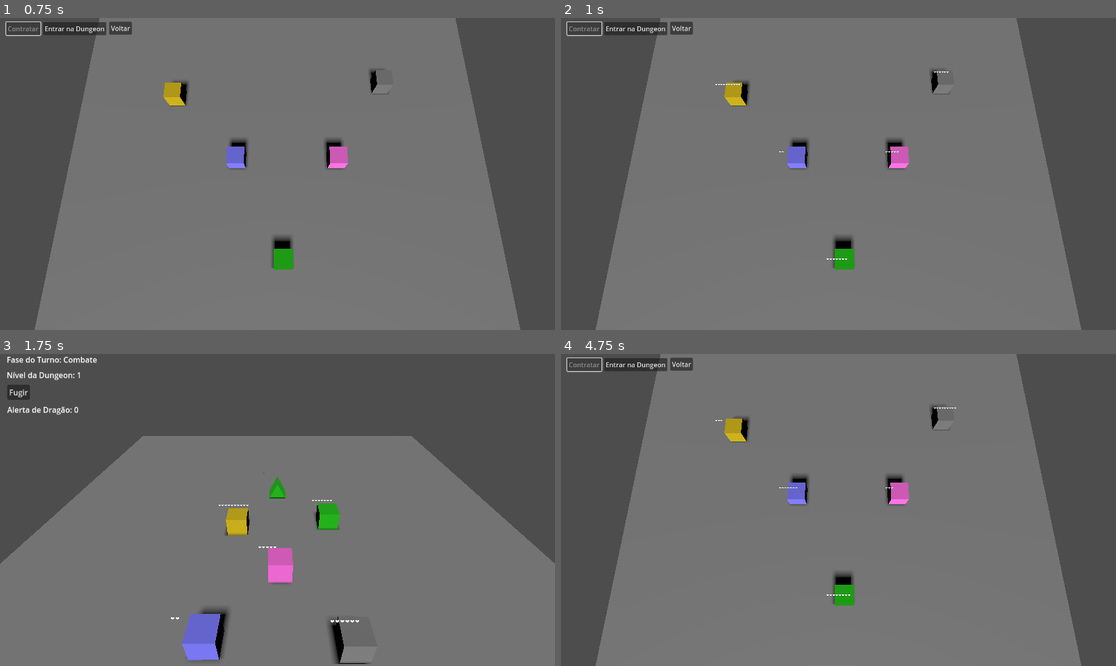
Above: before the commit, frames 1-4 (two rows, left to right).
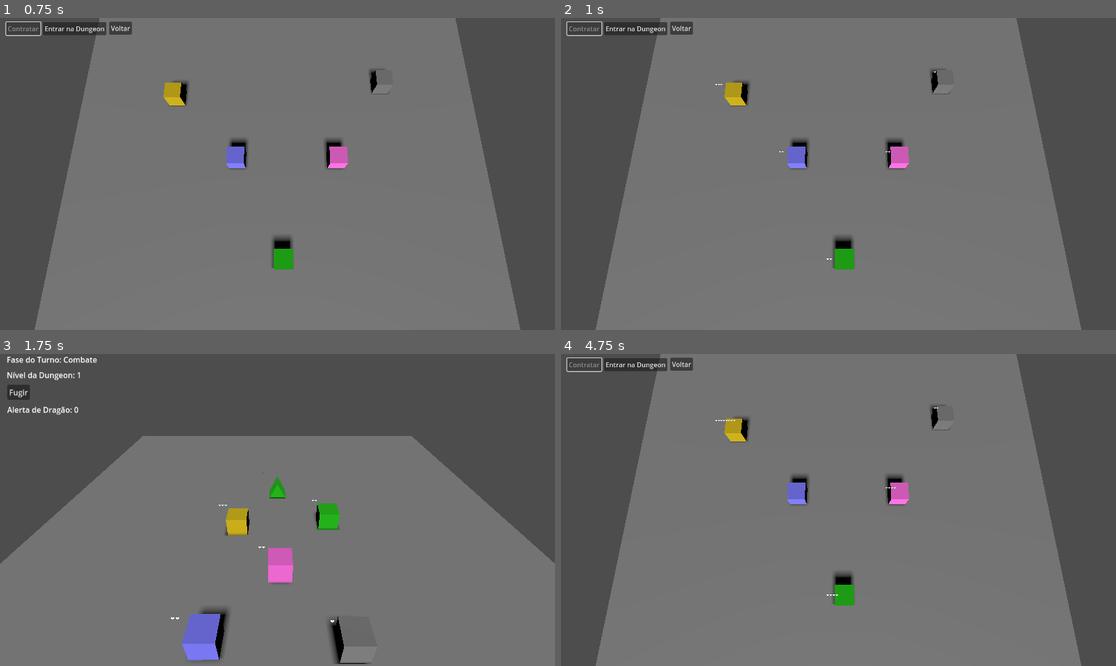
Above: after the commit, the same moments.

Repository: lazaromenezes/dungeon-explorer-godot
Game: Godot game, scene res://scenes/tavern/tavern.tscn
Two runs of this game, one before a commit and one after it. Both use one fixed random seed, a clock stepped at 60 frames per second and the inputs below.
Inputs:
- Up to frame 1 (0.75 s): click "Contratar" at 0.5 s
- Up to frame 2 (1 s): no input
- Up to frame 3 (1.75 s): click "Entrar na Dungeon" at 1.25 s
- Up to frame 4 (4.75 s): click "Fugir" at 2 s; click "Voltar" at 2.75 s; click "Novo Jogo" at 3.5 s; click "Contratar" at 4.25 s

Frame 1 is identical in both runs. In frame 2, less than 0.1% of the frame differs, in the area x 29-70%, y 17-78%; in frame 3, less than 0.1%, in the area x 41-65%, y 46-87%; in frame 4, less than 0.1%.

Commit message:
Hirelings can be healed when 'potion' is used

Diff:
--- a/scenes/characters/hirelings/hireling.gd
+++ b/scenes/characters/hirelings/hireling.gd
@@ -55,6 +55,9 @@
 func rest():
 	stats.condition = GameConstants.Condition.READY
 
+func heal(amount: int):
+	stats.current_health += amount
+
 func _is_available():
 	return stats.current_health > 0 and stats.condition != GameConstants.Condition.EXHAUSTED
 
--- a/scenes/dungeon/dungeon.gd
+++ b/scenes/dungeon/dungeon.gd
@@ -68,6 +68,7 @@
 		item.selected.connect(_on_loot_selected)
 
 	$Loot/Chest.resolved.connect(_on_chest_resolved)
+	$Loot/Potion.resolved.connect(_on_potion_resolved)
 
 func _start_dragon():
 	$Dragon.selected.connect(_on_dragon_selected)
@@ -147,3 +148,8 @@
 
 func _on_chest_resolved(looted_items):
 	print(looted_items)
+
+func _on_potion_resolved(selection: Dictionary):
+	for hireling in $Hirelings.get_children():
+		if hireling.stats in selection:
+			hireling.heal(selection[hireling.stats])
--- a/scenes/items/loot_item/potion/potion.gd
+++ b/scenes/items/loot_item/potion/potion.gd
@@ -9,10 +9,13 @@
 
 func _on_used(amount: int):
 	await _show_picker(amount)
-	resolved.emit(null)
 
 func _show_picker(amount):
 	var hireling_picker = HirelingPicker.instantiate()
 	get_tree().root.add_child(hireling_picker)
 	hireling_picker.show_picker(amount)
-	await hireling_picker.checked
+	hireling_picker.finished.connect(_on_selection_finished)
+	await hireling_picker.finished
+
+func _on_selection_finished(selection):
+	resolved.emit(selection)
--- a/scenes/tavern/tavern.gd
+++ b/scenes/tavern/tavern.gd
@@ -1,7 +1,7 @@
 extends Node3D
 class_name Tavern
 
-const MAX_HIRELINGS: int = 30
+const MAX_HIRELINGS: int = 10
 
 func _init():
 	Party.current.clear()
--- a/scenes/ui/hireling_picker/hireling_picker.gd
+++ b/scenes/ui/hireling_picker/hireling_picker.gd
@@ -3,29 +3,45 @@
 const HIRED_AVAILABLE_LABEL = "%d/%d"
 
 var _available: int = 0
-var _selected: int = 0
+var _selected: int = 0:
+	set(value):
+		_selected = value
+		_update()
+
+var _selection: Dictionary
 
 @onready var _hiredAvailableLabel = $PanelContainer/VBoxContainer/HiredAvailable
 
-signal checked()
+signal finished(selection: Dictionary)
 
 func _ready():
 	for button in $PanelContainer/VBoxContainer/HirelingsContainer.get_children():
-		button.pressed.connect(_on_hireling_selected)
+		button.chosen.connect(_on_hireling_chosen)
 
 func show_picker(amount: int):
 	_available = amount
 	_selected = 0
-	_update()
 
 func _on_button_pressed():
-	checked.emit()
+	finished.emit(_selection)
 	hide()
 	queue_free()
 
 func _update():
 	_hiredAvailableLabel.text = HIRED_AVAILABLE_LABEL % [_selected, _available]
 
-func _on_hireling_selected():
-	_selected += 1
-	_update()
+	for button in $PanelContainer/VBoxContainer/HirelingsContainer.get_children():
+		button.disabled = _selected == _available
+
+	$PanelContainer/VBoxContainer/Button.disabled = _selected < _available
+
+func _on_hireling_chosen(hireling: HirelingStats):
+	if hireling in _selection:
+		_selection[hireling] += 1
+	else:
+		_selection[hireling] = 1
+
+	_selected = _selection.values().reduce(_sum)
+
+func _sum(total, additional):
+	return total + additional
--- a/scenes/ui/hireling_picker/hireling_picker.tscn
+++ b/scenes/ui/hireling_picker/hireling_picker.tscn
@@ -1,7 +1,13 @@
-[gd_scene load_steps=3 format=3 uid="uid://bfpcyy83lhc56"]
+[gd_scene load_steps=9 format=3 uid="uid://bfpcyy83lhc56"]
 
 [ext_resource type="Script" path="res://scenes/ui/hireling_picker/hireling_picker.gd" id="1_lmnv2"]
 [ext_resource type="StyleBox" uid="uid://slaaldeivygs" path="res://styles/dialog_box.tres" id="2_65vx5"]
+[ext_resource type="Script" path="res://scenes/ui/hireling_picker/pick_hireling_button.gd" id="3_yy57t"]
+[ext_resource type="Resource" uid="uid://b30qbddmnj37t" path="res://scenes/characters/hirelings/champion/champion.tres" id="4_32yy1"]
+[ext_resource type="Resource" uid="uid://dl3qeysyw1g8a" path="res://scenes/characters/hirelings/cleric/cleric.tres" id="5_5mldc"]
+[ext_resource type="Resource" uid="uid://tmcnje7lorrw" path="res://scenes/characters/hirelings/fighter/fighter.tres" id="6_50mn3"]
+[ext_resource type="Resource" uid="uid://bwx0u5uuerl86" path="res://scenes/characters/hirelings/rogue/rogue.tres" id="7_f0t6s"]
+[ext_resource type="Resource" uid="uid://cnxr2d7bhdvkt" path="res://scenes/characters/hirelings/wizard/wizard.tres" id="8_4dpjl"]
 
 [node name="HirelingPicker" type="Control"]
 layout_mode = 3
@@ -48,22 +54,32 @@
 [node name="Champion" type="Button" parent="PanelContainer/VBoxContainer/HirelingsContainer"]
 layout_mode = 2
 text = "CAMPEÃO"
+script = ExtResource("3_yy57t")
+hireling_stats = ExtResource("4_32yy1")
 
 [node name="Cleric" type="Button" parent="PanelContainer/VBoxContainer/HirelingsContainer"]
 layout_mode = 2
 text = "CLÉRIGO"
+script = ExtResource("3_yy57t")
+hireling_stats = ExtResource("5_5mldc")
 
 [node name="Fighter" type="Button" parent="PanelContainer/VBoxContainer/HirelingsContainer"]
 layout_mode = 2
 text = "GUERREIRO"
+script = ExtResource("3_yy57t")
+hireling_stats = ExtResource("6_50mn3")
 
 [node name="Rogue" type="Button" parent="PanelContainer/VBoxContainer/HirelingsContainer"]
 layout_mode = 2
 text = "LADINO"
+script = ExtResource("3_yy57t")
+hireling_stats = ExtResource("7_f0t6s")
 
 [node name="Wizard" type="Button" parent="PanelContainer/VBoxContainer/HirelingsContainer"]
 layout_mode = 2
 text = "MAGO"
+script = ExtResource("3_yy57t")
+hireling_stats = ExtResource("8_4dpjl")
 
 [node name="HiredAvailable" type="Label" parent="PanelContainer/VBoxContainer"]
 layout_mode = 2
--- /dev/null
+++ b/scenes/ui/hireling_picker/pick_hireling_button.gd
@@ -0,0 +1,8 @@
+extends Button
+
+signal chosen(hireling: HirelingStats)
+
+@export var hireling_stats: HirelingStats
+
+func _pressed():
+	chosen.emit(hireling_stats)
